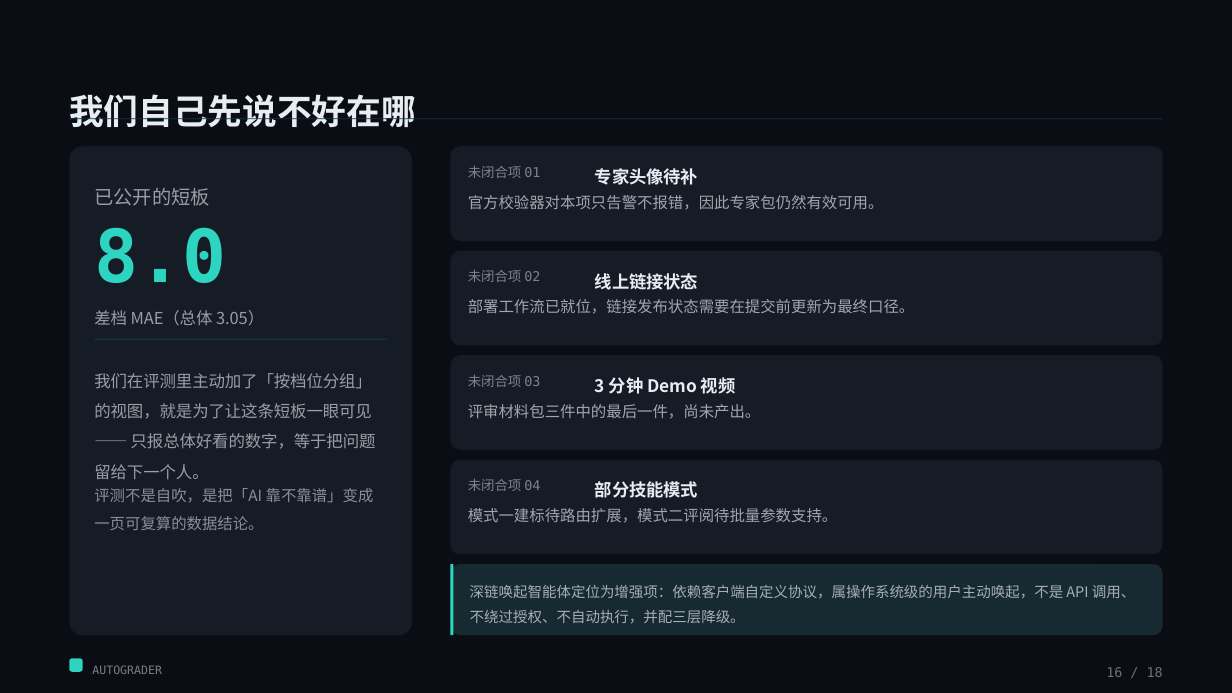
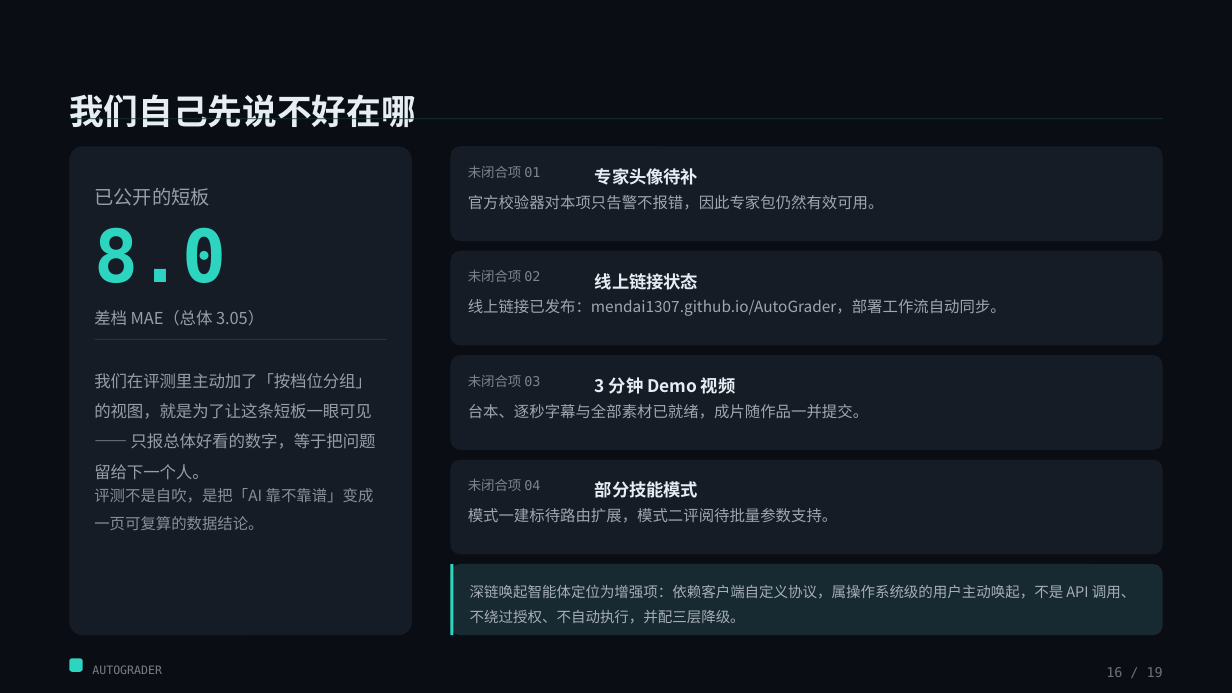
Before and after one commit to Mendai1307/AutoGrader, a slide deck: slide 16 of materials/AutoGrader 作品介绍.pptx. Drawn at 1232x693 pixels with LibreOffice and Linux fonts; fonts in the diff are those of the drawing. Boxes give left, top, right and bottom in pixels: in the first picture for what was removed or moved away, otherwise in the second. Text is boxed around its words. In the diff, an @@ line names an element or a change of style, - is before the commit and + after.

Commit message:
materials: 更新作品介绍 PPT 为 v2 版本

```diff
--- a/materials/AutoGrader 作品介绍.pptx
+++ b/materials/AutoGrader 作品介绍.pptx
@@ text at box(468, 299, 1006, 316): text changed @@
-部署工作流已就位，链接发布状态需要在提交前更新为最终口径。
+线上链接已发布：mendai1307.github.io/AutoGrader，部署工作流自动同步。
@@ text at box(468, 404, 868, 419): text changed @@
-评审材料包三件中的最后一件，尚未产出。
+台本、逐秒字幕与全部素材已就绪，成片随作品一并提交。
```
Also in this commit, not shown: 14 other slides changed, 1 slide added.
